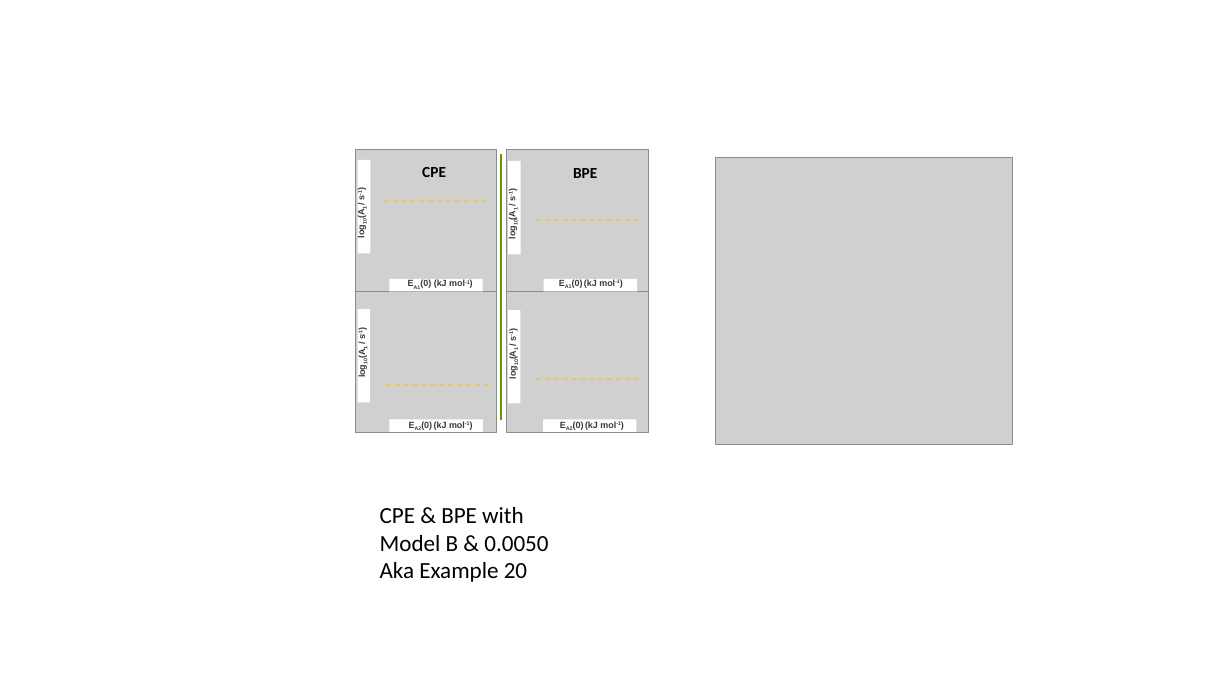
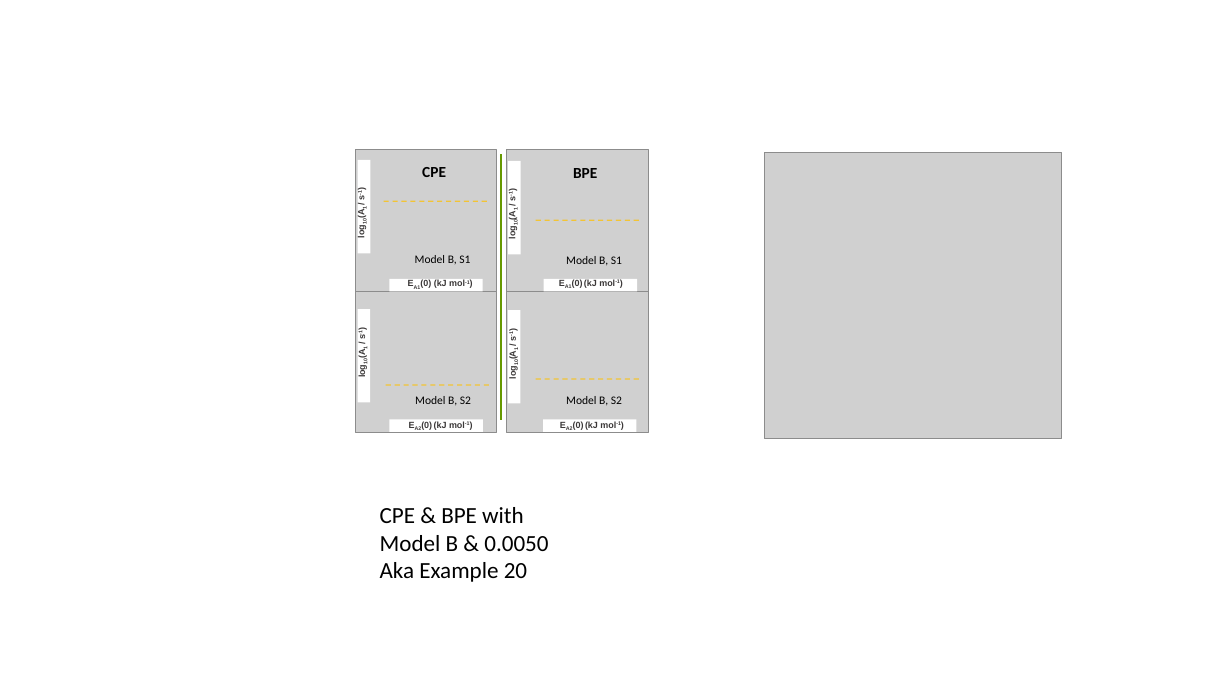
Before and after one commit to AdityaSavara/PEUQSE, a slide deck: slide 3 of Examples/Example19/0-ConsolidatedResultsExample19toExample21_optimized_map_mcmc_images.pptx. Drawn at 1232x693 pixels with LibreOffice and Linux fonts; fonts in the diff are those of the drawing; grey boxes stand for pictures. Boxes give left, top, right and bottom in pixels: in the first picture for what was removed or moved away, otherwise in the second. Text is boxed around its words. In the diff, an @@ line names an element or a change of style, - is before the commit and + after.

```diff
--- a/Examples/Example19/0-ConsolidatedResultsExample19toExample21_optimized_map_mcmc_images.pptx
+++ b/Examples/Example19/0-ConsolidatedResultsExample19toExample21_optimized_map_mcmc_images.pptx
@@ picture: place and size @@
-picture at box(715, 158, 1012, 445)
+picture at box(764, 152, 1061, 439)
@@ text added at box(415, 255, 470, 264), 9 pt, text #000000 @@
+Model B, S1
@@ text added at box(566, 256, 622, 265), 9 pt, text #000000 @@
+Model B, S1
@@ text added at box(415, 396, 471, 405), 9 pt, text #000000 @@
+Model B, S2
@@ text added at box(566, 396, 622, 405), 9 pt, text #000000 @@
+Model B, S2
```
Also in this commit, not shown: 5 other slides changed, 24 other files.
